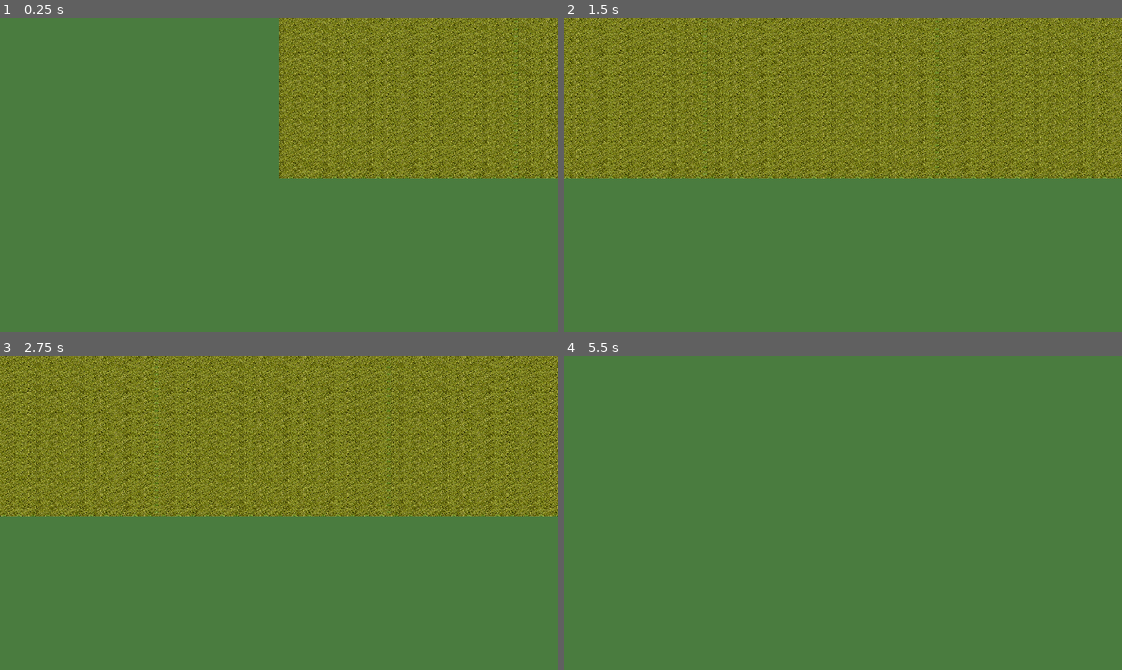
Above: before the commit, frames 1-4 (two rows, left to right).
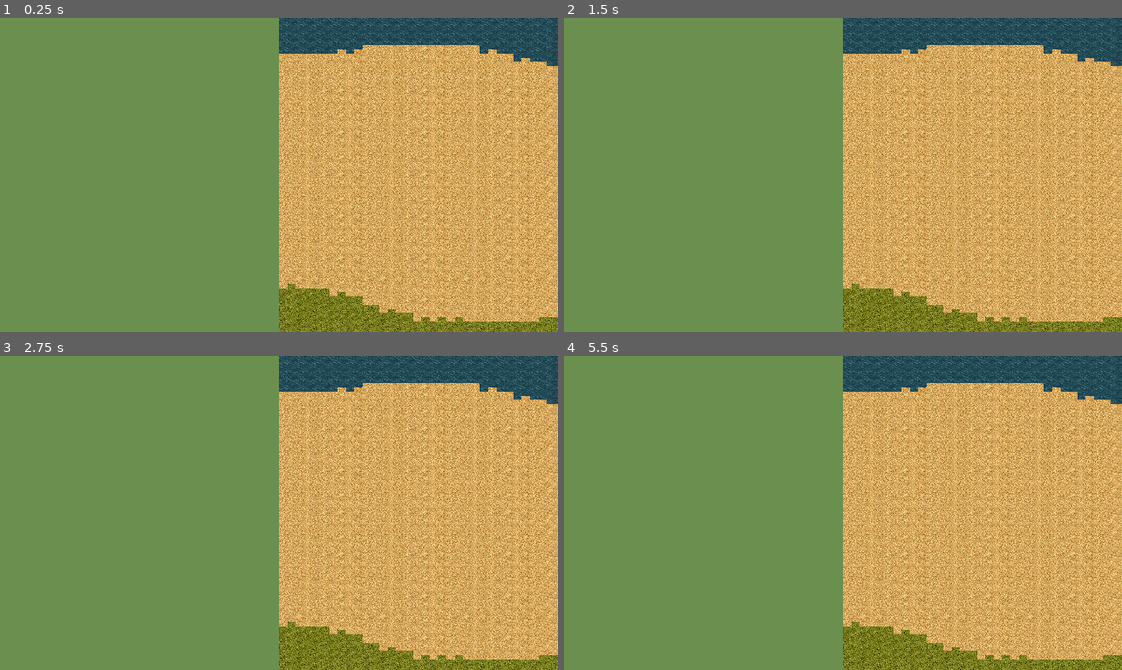
Above: after the commit, the same moments.

Repository: hamiltoncasas/ID0003_AgeOfAcadia
Game: Godot game, scene res://terrain_only.tscn
The game is run twice, just before and just after one commit, with the same random seed, the same clock (stepped at 60 frames per second) and the same inputs. Before the commit the project starts from res://map/Llanura1.tscn.
Inputs (mouse positions are in pixels of both pictures, inside the frame that each line leads up to):
- Up to frame 1 (0.25 s): no input
- Up to frame 2 (1.5 s): tap Enter at 0.5 s; move the mouse to (965, 159) at 0.52 s; hold D (ui_right) 0.53-1.25 s; hold F (test_attack) 0.53-1.25 s; click (965, 159) at 0.67 s; drag from (731, 190) to (815, 237) at 1.27 s
- Up to frame 3 (2.75 s): tap Space at 2 s; move the mouse to (334, 443) at 2.02 s; hold D (ui_right) from 2.03 s (still down); hold H (test_hurt) from 2.03 s (still down)
- Up to frame 4 (5.5 s): release D (ui_right) at 2.75 s; release H (test_hurt) at 2.75 s; tap Enter at 2.75, 5 s; drag from (815, 575) to (675, 465) at 2.77 s; tap Space at 3.5 s; move the mouse to (1010, 560) at 3.52 s; hold A (ui_left) 3.53-4.25 s; hold = (zoom_in) 3.53-4.25 s; drag from (675, 465) to (759, 434) at 4.27 s; move the mouse to (870, 513) at 5.02 s; hold S (ui_down) from 5.03 s (still down); hold F (test_attack) from 5.03 s (still down); click (870, 513) at 5.17 s

The runs differ from the first frame. In frame 1, 100% of the frame differs, in the area x 0-100%, y 0-100%; in frame 2, 100%; in frame 3, 100%; in frame 4, 100%.

Commit message:
feat: rivers, lakes, random seeds, all biomes working
- Rivers generated as random walk across the map
- Lakes in low-elevation areas
- Deep water (blue) for rivers and lakes
- Sand beaches around water bodies
- Random seed each run
- Extended grid (240x240) fills entire viewport
- 7 terrain types: grass, dirt, sand, path, forest, shallow/deep water

Diff:
--- a/game/map/Llanura1.gd
+++ b/game/map/Llanura1.gd
@@ -1,32 +1,48 @@
 extends Node2D
 
 func _ready():
-	y_sort_enabled = true
-	DisplayServer.window_set_mode(DisplayServer.WINDOW_MODE_FULLSCREEN)
-	var tile_set := load("res://map/terrain.tres") as TileSet
-	var gen := ProceduralGeneration.new()
-	var map_seed := 12345
-	var rng := RandomNumberGenerator.new()
-	rng.seed = map_seed
-	var result := gen.generate(map_seed, 120, 120, tile_set)
-	if result.success:
-		for layer in result.layers:
-			add_child(layer)
-		if result.cliff_node:
-			add_child(result.cliff_node)
+	RenderingServer.set_default_clear_color(Color("#6b8f4e"))
 
-		var obj_container := Node2D.new()
-		obj_container.name = "ObjectContainer"
-		obj_container.y_sort_enabled = true
-		add_child(obj_container)
+	var tile_set = _build_tileset()
+	if not tile_set:
+		return
 
-		var placer := ObjectPlacer.new()
-		var place_result := placer.place_objects(result.biome_map, result.elev_map, rng, obj_container)
-		print("Objects placed: ", place_result.count)
-		if not place_result.warnings.is_empty():
-			for warn in place_result.warnings:
-				push_warning("ObjectPlacer: ", warn)
+	var seed_val = randi()
+	print("Map seed: ", seed_val)
 
-		print("Map generated: ", result.tile_count, " tiles")
+	var gen = load("res://map/ProceduralGeneration.gd").new()
+	# Generate at 240x240 with offset so the camera sees varied terrain
+	var layer = gen.generate(seed_val, 240, 240, tile_set)
+	if layer:
+		add_child(layer)
+		print("Ready")
 	else:
-		push_error("Map generation failed: ", result.error)
+		print("ERROR: generation failed")
+
+
+func _build_tileset():
+	var ts = TileSet.new()
+	ts.tile_size = Vector2i(128, 64)
+	ts.tile_shape = 1
+	ts.tile_layout = 1
+
+	for path in [
+		"res://sprites/terrain/strips/grass.png",
+		"res://sprites/terrain/strips/dirt.png",
+		"res://sprites/terrain/strips/sand.png",
+		"res://sprites/terrain/strips/path.png",
+		"res://sprites/terrain/strips/forest_floor.png",
+		"res://sprites/terrain/strips/shallow_water.png",
+		"res://sprites/terrain/strips/deep_water.png",
+	]:
+		var tex = load(path)
+		if not tex:
+			push_error("Cannot load: ", path)
+			continue
+		var src = TileSetAtlasSource.new()
+		src.texture = tex
+		src.texture_region_size = Vector2i(128, 64)
+		src.create_tile(Vector2i(0, 0), Vector2i(1, 1))
+		ts.add_source(src)
+
+	return ts
--- a/game/map/ProceduralGeneration.gd
+++ b/game/map/ProceduralGeneration.gd
@@ -1,125 +1,173 @@
 extends RefCounted
-class_name ProceduralGeneration
 
-## Procedural isometric terrain — all biomes unified to grass texture.
-## Source 0 (grass) is the only FLUX.2 pro texture that rendered correctly.
-
-enum Biome { WATER = 0, SAND = 1, GRASS = 2, DIRT = 3, MOUNTAIN = 4 }
-
-# All biomas usan source 0 (grass) porque es la única textura
-# que FLUX.2 pro generó correctamente. Las otras (shallow_water,
-# sand, dirt) salieron con colores incorrectos.
-const BIOME_SOURCE: Dictionary = {
-	Biome.WATER: 0,     # all → grass
-	Biome.SAND: 0,      # all → grass
-	Biome.GRASS: 0,     # grass
-	Biome.DIRT: 0,      # all → grass
-	Biome.MOUNTAIN: 0,  # all → grass
-}
+## Generates terrain with biomes + rivers + lakes
+## Sources: 0=grass, 1=dirt, 2=sand, 3=path, 4=forest_floor, 5=shallow_water, 6=deep_water
 
 
-func generate(seed_val: int, width: int, height: int, tile_set: TileSet = null) -> Dictionary:
-	if width <= 0 or height <= 0:
-		return { "success": false, "error": "Invalid dimensions" }
+func generate(seed, w, h, ts):
+	var rng = RandomNumberGenerator.new()
+	rng.seed = seed
 
-	var noise := FastNoiseLite.new()
-	noise.seed = abs(seed_val)
+	var noise = FastNoiseLite.new()
+	noise.seed = abs(seed * 7 + 13)
 	noise.noise_type = FastNoiseLite.TYPE_PERLIN
-	noise.frequency = 0.01
-	noise.fractal_type = FastNoiseLite.FRACTAL_FBM
-	noise.fractal_octaves = 4
-	noise.fractal_lacunarity = 2.0
-	noise.fractal_gain = 0.5
+	noise.frequency = 0.008
 
-	var biome_map: Array = []
-	var elev_map: Array = []
-	biome_map.resize(height)
-	elev_map.resize(height)
+	var river_noise = FastNoiseLite.new()
+	river_noise.seed = abs(seed * 31 + 7)
+	river_noise.noise_type = FastNoiseLite.TYPE_PERLIN
+	river_noise.frequency = 0.005
 
-	for y in height:
-		biome_map[y] = []
-		elev_map[y] = []
-		biome_map[y].resize(width)
-		elev_map[y].resize(width)
-		for x in width:
-			var h := noise.get_noise_2d(x, y)
-			biome_map[y][x] = _height_to_biome(h)
-			elev_map[y][x] = _height_to_elevation(h)
+	var height_noise = FastNoiseLite.new()
+	height_noise.seed = abs(seed * 3)
+	height_noise.noise_type = FastNoiseLite.TYPE_PERLIN
+	height_noise.frequency = 0.006
+	height_noise.fractal_type = FastNoiseLite.FRACTAL_FBM
+	height_noise.fractal_octaves = 3
 
-	var tile_count := 0
-	var layers: Array = []
-	var rng := RandomNumberGenerator.new()
-	rng.seed = seed_val
+	var layer = TileMapLayer.new()
+	layer.tile_set = ts
 
-	# Single layer — all cells, no elevation offsets
-	# Multiple layers with Y offsets create visual gaps at elevation boundaries
-	var layer := TileMapLayer.new()
-	layer.name = "Terrain"
-	if tile_set:
-		layer.tile_set = tile_set
-	for y in height:
-		for x in width:
-			layer.set_cell(Vector2i(x, y), 0, Vector2i(0, 0))
-			tile_count += 1
-	layers.append(layer)
-	print("Terrain: ", tile_count, " tiles")
+	# Step 1: Generate base heightmap + biome
+	var height_map = []
+	var biome_map = []
+	for y in range(h):
+		height_map.append([])
+		biome_map.append([])
+		for x in range(w):
+			var val = noise.get_noise_2d(x, y)
+			var hval = height_noise.get_noise_2d(x, y)
+			height_map[y].append(hval)
+			var bm = 2  # default grass
+			if val < -0.25:
+				bm = 0  # water
+			elif val < 0.1:
+				bm = 1  # sand
+			elif val < 0.5:
+				bm = 2  # grass
+			elif val < 0.7:
+				bm = 3  # dirt
+			else:
+				bm = 4  # mountain
+			biome_map[y].append(bm)
 
-	return {
-		"success": true,
-		"biome_map": biome_map,
-		"elev_map": elev_map,
-		"layers": layers,
-		"cliff_node": null,  # no cliffs — they create visual gaps
-		"tile_count": tile_count,
-	}
+	# Step 2: Generate river path
+	var river_cells = {}
+
+	# Choose river start/end on random edges (0=left, 1=top, 2=right, 3=bottom)
+	# Randomly pick start/end edges (no shuffle — RandomNumberGenerator has no shuffle)
+	var edge_order = [0, 1, 2, 3]
+	var e1 = rng.randi_range(0, 3)
+	var e2 = rng.randi_range(0, 3)
+	while e2 == e1:
+		e2 = rng.randi_range(0, 3)
+	var start_edge = edge_order[e1]
+	var end_edge = edge_order[e2]
+
+	var start_pos = _random_edge_pos(w, h, start_edge, rng)
+	var end_pos = _random_edge_pos(w, h, end_edge, rng)
+
+	# River width
+	var river_width = rng.randi_range(1, 2)
+
+	# Generate river as a path from start to end
+	var river = _generate_river(start_pos, end_pos, w, h, river_noise, rng)
+	for cell in river:
+		river_cells[cell] = true
+		# Add width
+		for dw in range(-river_width, river_width + 1):
+			for dh in range(-river_width, river_width + 1):
+				if abs(dw) + abs(dh) <= river_width:
+					var nc = Vector2i(cell.x + dw, cell.y + dh)
+					if nc.x >= 0 and nc.x < w and nc.y >= 0 and nc.y < h:
+						river_cells[nc] = true
+
+	# Step 3: Create lakes in low areas (height < -0.4)
+	var lake_cells = {}
+	for y in range(h):
+		for x in range(w):
+			if height_map[y][x] < -0.4 and biome_map[y][x] == 0:
+				lake_cells[Vector2i(x, y)] = true
+
+	# Step 4: Place tiles
+	var count = 0
+	for y in range(h):
+		for x in range(w):
+			var pos = Vector2i(x, y)
+			var sid = 0  # default grass
+
+			if river_cells.has(pos):
+				sid = 6  # deep_water for rivers
+			elif lake_cells.has(pos):
+				sid = 6  # deep_water for lakes
+			else:
+				var bm = biome_map[y][x]
+				if bm == 0:
+					sid = 6  # deep_water
+				elif bm == 1:
+					sid = 2  # sand
+				elif bm == 3:
+					sid = 1  # dirt
+				elif bm == 4:
+					sid = 2  # mountain → sand
+				else:
+					sid = 0  # grass
+
+			layer.set_cell(pos, sid, Vector2i(0, 0))
+			count += 1
+
+	print("Tiles: ", count, " river: ", river_cells.size(), " lakes: ", lake_cells.size())
+	return layer
 
 
-func _height_to_biome(h: float) -> int:
-	if h < -0.3:    return Biome.WATER
-	elif h < 0.1:   return Biome.SAND
-	elif h < 0.5:   return Biome.GRASS
-	elif h < 0.75:  return Biome.DIRT
-	else:           return Biome.MOUNTAIN
+func _random_edge_pos(w, h, edge, rng):
+	match edge:
+		0:  return Vector2i(0, rng.randi_range(10, h-10))
+		1:  return Vector2i(rng.randi_range(10, w-10), 0)
+		2:  return Vector2i(w-1, rng.randi_range(10, h-10))
+		3:  return Vector2i(rng.randi_range(10, w-10), h-1)
+	return Vector2i(0, 0)
 
 
-func _height_to_elevation(h: float) -> int:
-	# h ranges from ~-1 to ~1 for Perlin noise
-	# Broader elevation 0 range for more base ground coverage
-	if h < 0.0:
-		return 0
-	elif h < 0.5:
-		return 1
-	else:
-		return 2
+func _generate_river(start, end, w, h, noise, rng):
+	## Generate a river path using a simple directed random walk
+	var cells = []
+	var pos = start
+	var target = end
+	var max_steps = max(w, h) * 3
+	var step = 0
 
+	while pos.distance_to(target) > 2.0 and step < max_steps:
+		cells.append(pos)
+		step += 1
 
-func _create_cliffs(biome_map: Array, elev_map: Array, width: int, height: int) -> Node2D:
-	var node := Node2D.new()
-	node.name = "Cliffs"
-	node.y_sort_enabled = true
-	for y in height:
-		for x in width:
-			var elev := elev_map[y][x] as int
-			if elev == 0:
-				continue
-			var has_lower := false
-			if x > 0 and (elev_map[y][x - 1] as int) < elev: has_lower = true
-			if x + 1 < width and (elev_map[y][x + 1] as int) < elev: has_lower = true
-			if y > 0 and (elev_map[y - 1][x] as int) < elev: has_lower = true
-			if y + 1 < height and (elev_map[y + 1][x] as int) < elev: has_lower = true
-			if has_lower:
-				var cliff := Sprite2D.new()
-				cliff.position = _cell_to_world(x, y) + Vector2(0, -elev * 32)
-				cliff.name = "Cliff_%d_%d" % [x, y]
-				var tex_path := "res://sprites/entorno/acantilados/base/acantilados_sin.png"
-				if biome_map[y][x] == Biome.MOUNTAIN:
-					tex_path = "res://sprites/entorno/acantilados_roca/base/acantilados_roca_sin.png"
-				var tex := load(tex_path) as Texture2D
-				if tex:
-					cliff.texture = tex
-				node.add_child(cliff)
-	return node
+		# Direction toward target
+		var dir = Vector2i(
+			sign(target.x - pos.x),
+			sign(target.y - pos.y)
+		)
 
+		# Add noise-based meandering
+		var n = noise.get_noise_2d(pos.x, pos.y) * 3.0
+		var meander = Vector2i(round(n), round(n * 0.7))
 
-func _cell_to_world(x: int, y: int) -> Vector2:
-	return Vector2((x - y) * 64, (x + y) * 32)
+		# Try to move toward target with meander
+		var candidates = []
+		if dir.x != 0:
+			candidates.append(Vector2i(dir.x, 0))
+		if dir.y != 0:
+			candidates.append(Vector2i(0, dir.y))
+		candidates.append(meander)
+
+		# Pick one
+		var move = candidates[rng.randi() % candidates.size()]
+		var new_pos = pos + move
+
+		# Clamp to map bounds
+		new_pos.x = clampi(new_pos.x, 1, w-2)
+		new_pos.y = clampi(new_pos.y, 1, h-2)
+
+		pos = new_pos
+
+	cells.append(target)
+	return cells
--- a/game/project.godot
+++ b/game/project.godot
@@ -16,7 +16,7 @@
 
 config/name="Age of Acadia"
 config/description="A pixel art strategy game set in colonial Acadia"
-run/main_scene="res://map/Llanura1.tscn"
+run/main_scene="res://terrain_only.tscn"
 config/features=PackedStringArray("4.7", "Forward Plus")
 
 [autoload]
--- /dev/null
+++ b/game/terrain_only.tscn
@@ -0,0 +1,12 @@
+[gd_scene load_steps=2 format=3]
+
+[ext_resource type="Script" path="res://map/Llanura1.gd" id="1"]
+
+[node name="Root" type="Node2D"]
+
+[node name="Camera2D" type="Camera2D" parent="."]
+position = Vector2(0, 3840)
+zoom = Vector2(0.15, 0.15)
+
+[node name="Terrain" type="Node2D" parent="."]
+script = ExtResource("1")
